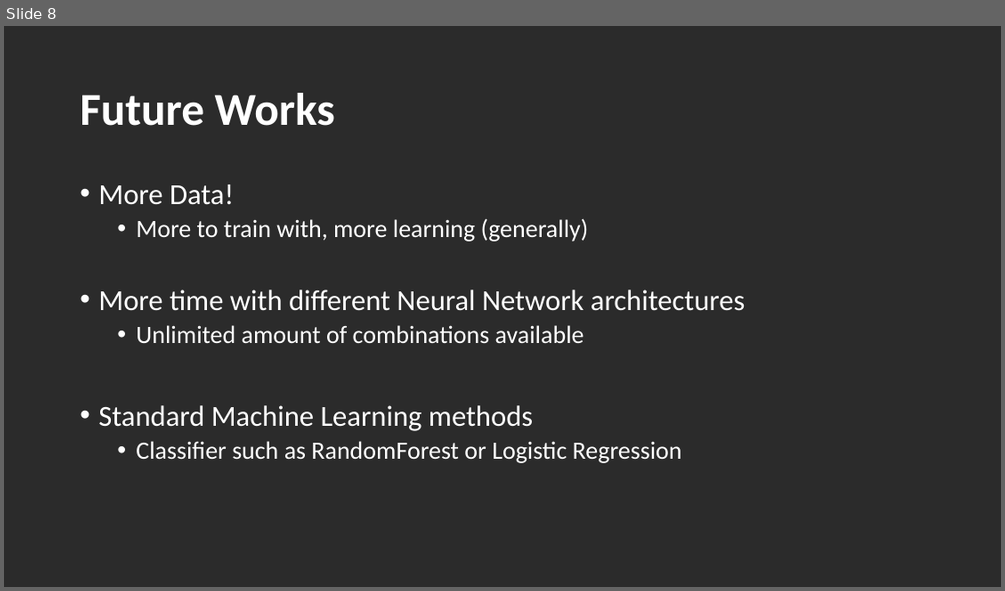
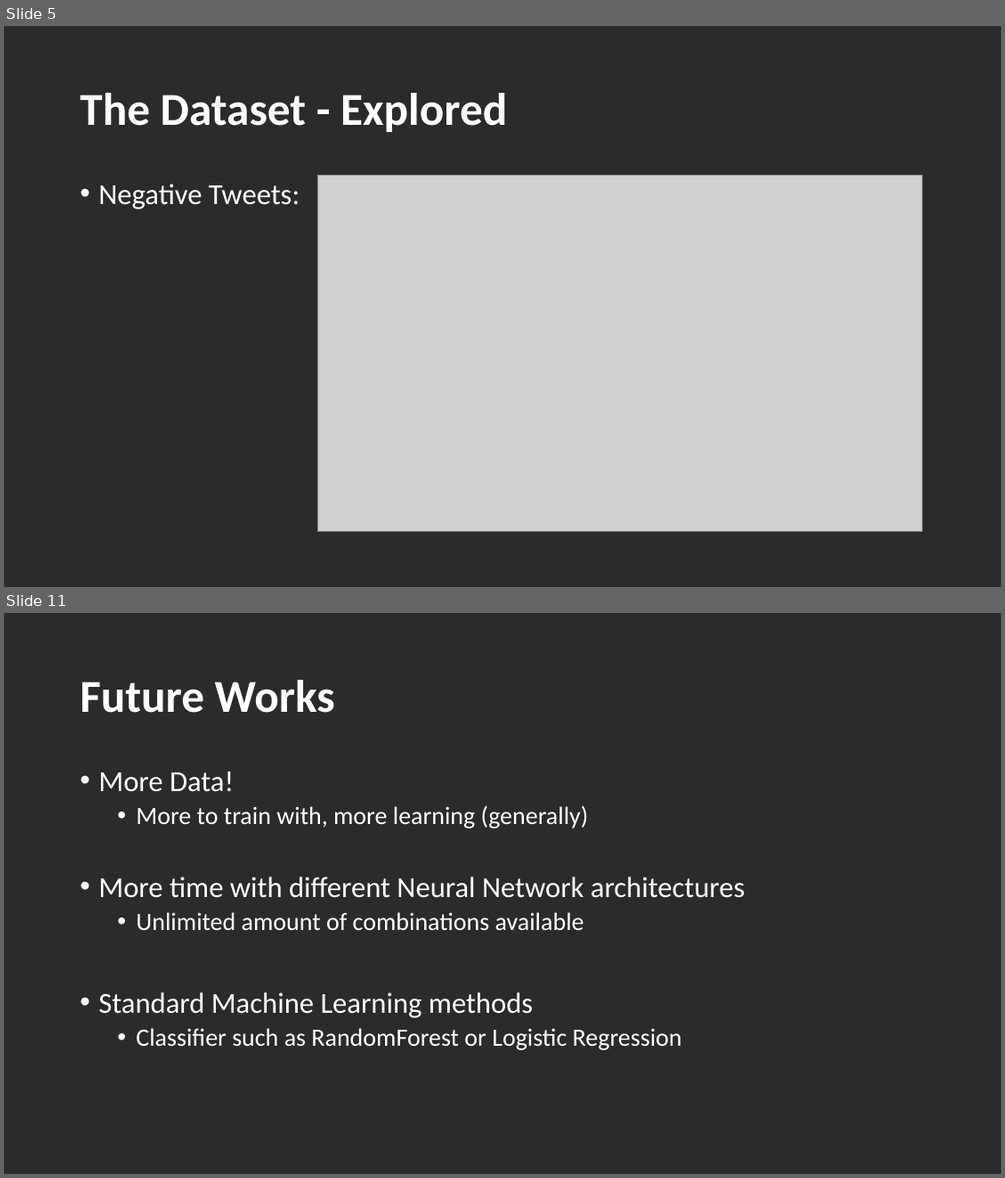
Before and after one commit to dfuller22/Mod4_Proj, a slide deck: Mod4_Exec_Sum.pptx. Shown one above the other, each under a label of ours: slide 8 before the commit, slides 5 and 11 after it; the slides between them are not shown. The pictures are 1005x591 and 1005x1178 pixels, drawn with LibreOffice and Linux fonts; fonts in the diff are those of the drawing; grey boxes stand for pictures; background and template pictures are left out; a plain dark background stands for a picture behind light text. Boxes give left, top, right and bottom in pixels: in the first picture for what was removed or moved away, otherwise in the second. Text is boxed around its words. In the diff, an @@ line names an element or a change of style, - is before the commit and + after.

```diff
--- a/Mod4_Exec_Sum.pptx
+++ b/Mod4_Exec_Sum.pptx
@@ slide 5 added at box(4, 26, 1001, 587), background picture (left out) @@
@@ title added at box(80, 93, 507, 132), 44 pt, text #FFFFFF, bold @@
+The Dataset - Explored
@@ text added at box(98, 184, 299, 209), 28 pt, text #FFFFFF @@
+• Negative Tweets:
@@ picture added at box(317, 176, 922, 532) @@
@@ what was slide 8 is now slide 11 @@
```
Also in this commit, not shown: 6 slides changed, 2 other slides added, 10 other files.
